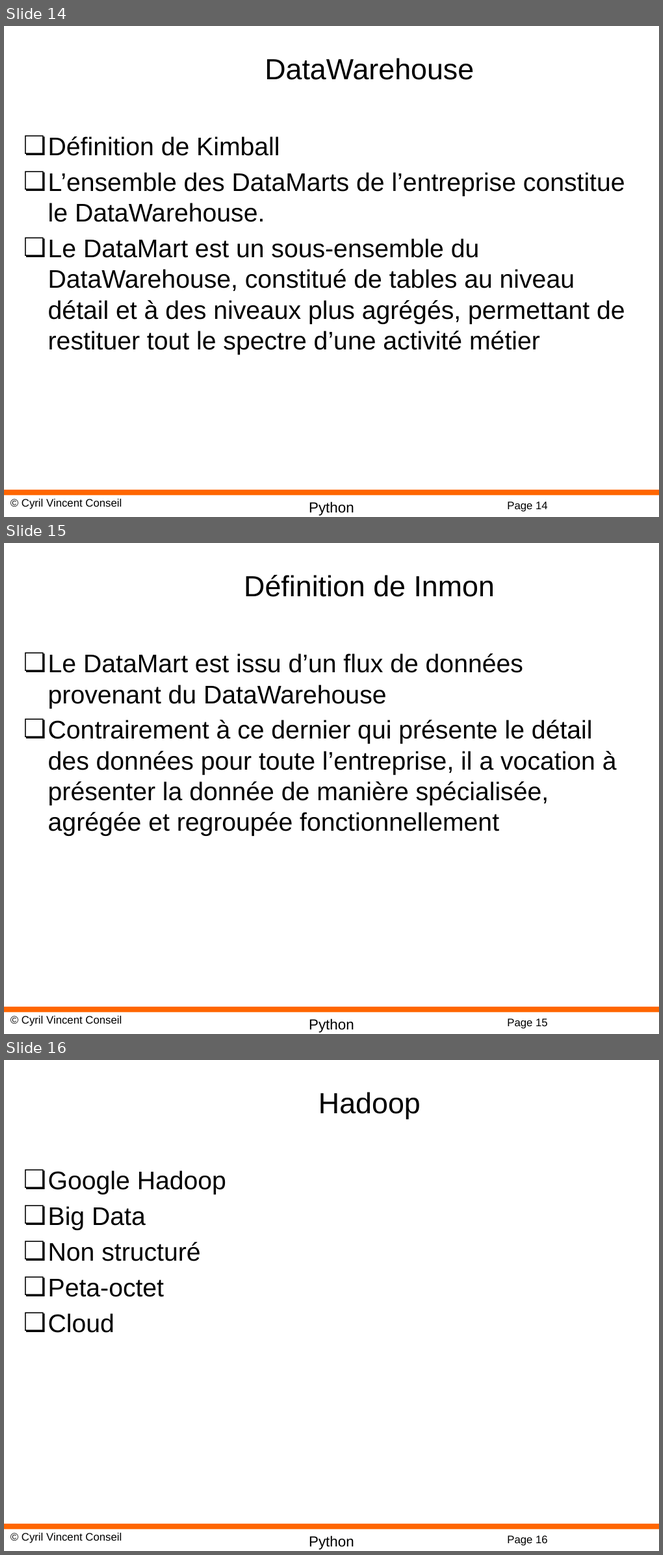
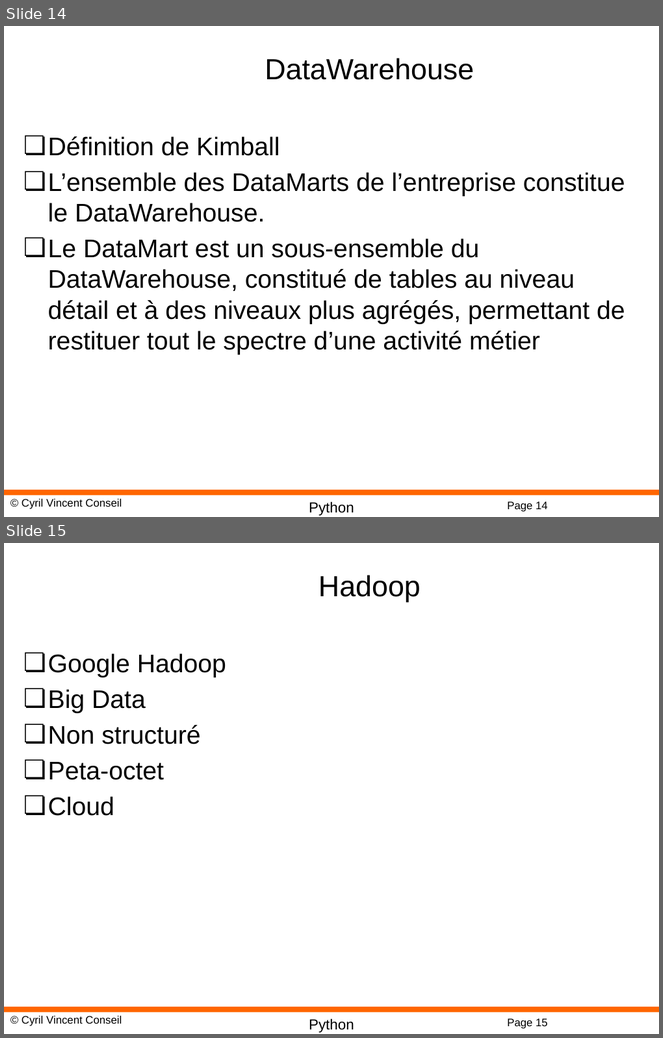
Before and after one commit to cyrilvincent/mlops, a slide deck: ppt/MLOps02-DataLakeAndMart.pptx. Shown one above the other, each under a label of ours: slides 14, 15 and 16 before the commit, slides 14 and 15 after it. The pictures are 663x1555 and 663x1038 pixels, drawn with LibreOffice and Linux fonts; fonts in the diff are those of the drawing; background and template pictures are left out. Boxes give left, top, right and bottom in pixels: in the first picture for what was removed or moved away, otherwise in the second. Text is boxed around its words. In the diff, an @@ line names an element or a change of style, - is before the commit and + after.

```diff
--- a/ppt/MLOps02-DataLakeAndMart.pptx
+++ b/ppt/MLOps02-DataLakeAndMart.pptx
@@ slide 15 removed at (4,543,659,1034), background #FFFFFF; not listed: 4 template elements that a slide beside it also shows @@
@@ title removed at (244,575,495,597) @@
-Définition de Inmon
@@ text removed at (48,653,617,836) @@
-❏ Le DataMart est issu d’un flux de données provenant du DataWarehouse
-❏ Contrairement à ce dernier qui présente le détail des données pour toute l’entreprise, il a vocation à présenter la donnée de manière spécialisée, agrégée et regroupée fonctionnellement
@@ what was slide 16 is now slide 15 @@
@@ page number at (507,1019,548,1029): text changed @@
-Page 16
+Page 15
```
Also in this commit, not shown: 4 other files.
